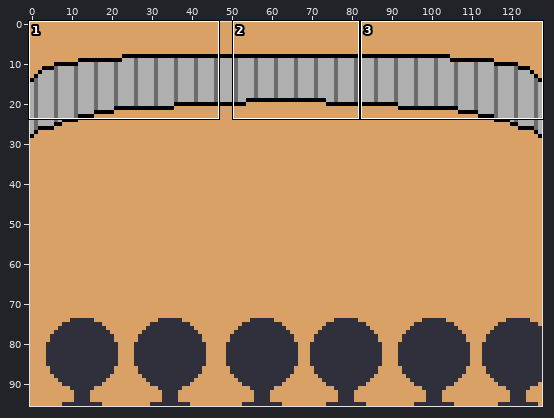
Pixel-art file -- Assets/Sprites/BG_backgroundBattle1.ase. Above: a wide view before the commit, with the close-up outlined.
Close-up. As it was:
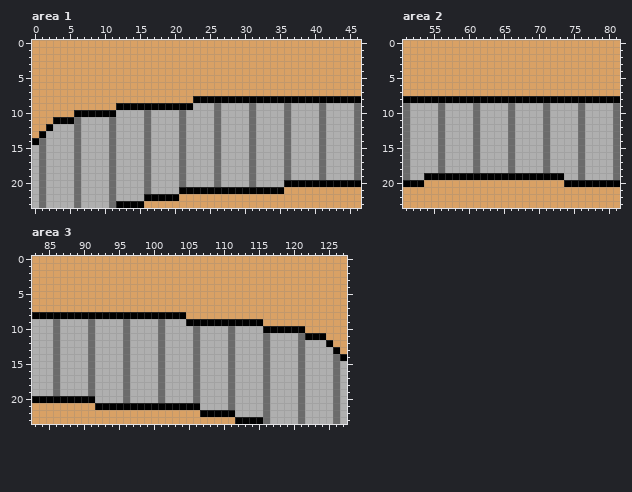
128x96 pixels, 1 frame. Shown: area 1: x 0..46, y 0..23; area 2: x 51..81, y 0..23; area 3: x 83..127, y 0..23.
Now the later version:
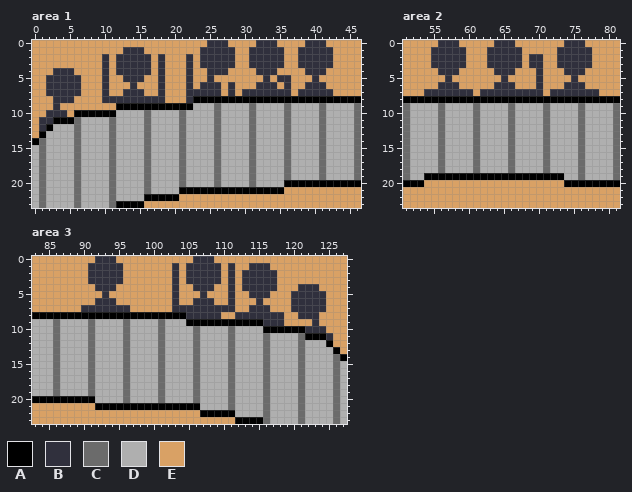
Palette (. is transparent): A #000000  B #30303d  C #6b6b6b  D #afafaf  E #d9a165
What changed:
--- area 1, layer "Layer 4"
@@ x 0..46 @@
- 0 EEEEEEEEEEEEEEEEEEEEEEEEEEEEEEEEEEEEEEEEEEEEEEE
- 1 EEEEEEEEEEEEEEEEEEEEEEEEEEEEEEEEEEEEEEEEEEEEEEE
- 2 EEEEEEEEEEEEEEEEEEEEEEEEEEEEEEEEEEEEEEEEEEEEEEE
- 3 EEEEEEEEEEEEEEEEEEEEEEEEEEEEEEEEEEEEEEEEEEEEEEE
- 4 EEEEEEEEEEEEEEEEEEEEEEEEEEEEEEEEEEEEEEEEEEEEEEE
- 5 EEEEEEEEEEEEEEEEEEEEEEEEEEEEEEEEEEEEEEEEEEEEEEE
- 6 EEEEEEEEEEEEEEEEEEEEEEEEEEEEEEEEEEEEEEEEEEEEEEE
- 7 EEEEEEEEEEEEEEEEEEEEEEEEEEEEEEEEEEEEEEEEEEEEEEE
- 8 EEEEEEEEEEEEEEEEEEEEEEEAAAAAAAAAAAAAAAAAAAAAAAA
- 9 EEEEEEEEEEEEAAAAAAAAAAADDDCDDDDCDDDDCDDDDCDDDDC
-10 EEEEEEAAAAAADDDDCDDDDCDDDDCDDDDCDDDDCDDDDCDDDDC
-11 EEEAAACDDDDCDDDDCDDDDCDDDDCDDDDCDDDDCDDDDCDDDDC
-12 EEADDDCDDDDCDDDDCDDDDCDDDDCDDDDCDDDDCDDDDCDDDDC
+ 0 EEEEEEEEEEEEEEEEEEEEEEEEEBBBEEEEBBBEEEEBBBEEEEE
+ 1 EEEEEEEEEEEEEBBBEEEEEEEEBBBBBEEBBBBBEEBBBBBEEEE
+ 2 EEEEEEEEEEBEBBBBBEBEEEBEBBBBBEEBBBBBEEBBBBBEEEE
+ 3 EEEEEEEEEEBEBBBBBEBEEEBEBBBBBEEBBBBBEEBBBBBEEEE
+ 4 EEEBBBEEEEBEBBBBBEBEEEBEEBBBEEEEBBBEEEEBBBEEEEE
+ 5 EEBBBBBEEEBEEBBBEEBEEEBEEBEEEEEEEBEBBEEEBEEEEEE
+ 6 EEBBBBBEEEBEEEBEEEBEEEBEBBBEBEEEBBBEBEEBBBEEEEE
+ 7 EEBBBBBEEEBEEBBBEEBEEEBBBBBEBEBBBBBBBEBBBBBEEEE
+ 8 EEEBBBEEEEBBBBBBBBBEEEBAAAAAAAAAAAAAAAAAAAAAAAA
+ 9 EEEBEEEEEEEEAAAAAAAAAAADDDCDDDDCDDDDCDDDDCDDDDC
+10 EEBBBEAAAAAADDDDCDDDDCDDDDCDDDDCDDDDCDDDDCDDDDC
+11 EBBAAACDDDDCDDDDCDDDDCDDDDCDDDDCDDDDCDDDDCDDDDC
+12 EBADDDCDDDDCDDDDCDDDDCDDDDCDDDDCDDDDCDDDDCDDDDC
 13 EADDDDCDDDDCDDDDCDDDDCDDDDCDDDDCDDDDCDDDDCDDDDC
--- area 2, layer "Layer 4"
@@ x 51..81 @@
- 0 EEEEEEEEEEEEEEEEEEEEEEEEEEEEEEE
- 1 EEEEEEEEEEEEEEEEEEEEEEEEEEEEEEE
- 2 EEEEEEEEEEEEEEEEEEEEEEEEEEEEEEE
- 3 EEEEEEEEEEEEEEEEEEEEEEEEEEEEEEE
- 4 EEEEEEEEEEEEEEEEEEEEEEEEEEEEEEE
- 5 EEEEEEEEEEEEEEEEEEEEEEEEEEEEEEE
- 6 EEEEEEEEEEEEEEEEEEEEEEEEEEEEEEE
- 7 EEEEEEEEEEEEEEEEEEEEEEEEEEEEEEE
+ 0 EEEEEBBBEEEEEBBBEEEEEEEBBBEEEEE
+ 1 EEEEBBBBBEEEBBBBBEEEEEBBBBBEEEE
+ 2 EEEEBBBBBEEEBBBBBEBBEEBBBBBEEEE
+ 3 EEEEBBBBBEEEBBBBBEBBEEBBBBBEEEE
+ 4 EEEEEBBBEEEEEBBBEEEBEEEBBBEEEEE
+ 5 EEEEEEBEEEEEEEBEEEEBEEEEBEEEEEE
+ 6 EEEEEBBBEEEEEBBBEEEBEEEBBBEEEEE
+ 7 EEEBBBBBBBEBBBBBBBBBEBBBBBBBEEE
  8 AAAAAAAAAAAAAAAAAAAAAAAAAAAAAAA
--- area 3, layer "Layer 4"
@@ x 83..127 @@
- 0 EEEEEEEEEEEEEEEEEEEEEEEEEEEEEEEEEEEEEEEEEEEEE
- 1 EEEEEEEEEEEEEEEEEEEEEEEEEEEEEEEEEEEEEEEEEEEEE
- 2 EEEEEEEEEEEEEEEEEEEEEEEEEEEEEEEEEEEEEEEEEEEEE
- 3 EEEEEEEEEEEEEEEEEEEEEEEEEEEEEEEEEEEEEEEEEEEEE
- 4 EEEEEEEEEEEEEEEEEEEEEEEEEEEEEEEEEEEEEEEEEEEEE
- 5 EEEEEEEEEEEEEEEEEEEEEEEEEEEEEEEEEEEEEEEEEEEEE
- 6 EEEEEEEEEEEEEEEEEEEEEEEEEEEEEEEEEEEEEEEEEEEEE
- 7 EEEEEEEEEEEEEEEEEEEEEEEEEEEEEEEEEEEEEEEEEEEEE
- 8 AAAAAAAAAAAAAAAAAAAAAAEEEEEEEEEEEEEEEEEEEEEEE
- 9 DDDCDDDDCDDDDCDDDDCDDDAAAAAAAAAAAEEEEEEEEEEEE
-10 DDDCDDDDCDDDDCDDDDCDDDDCDDDDCDDDDAAAAAAEEEEEE
-11 DDDCDDDDCDDDDCDDDDCDDDDCDDDDCDDDDCDDDDCAAAEEE
+ 0 EEEEEEEEEBBBEEEEEEEEEEEBBBEEEEEEEEEEEEEEEEEEE
+ 1 EEEEEEEEBBBBBEEEEEEEBEBBBBBEBEEBBBEEEEEEEEEEE
+ 2 EEEEEEEEBBBBBEEEEEEEBEBBBBBEBEBBBBBEEEEEEEEEE
+ 3 EEEEEEEEBBBBBEEEEEEEBEBBBBBEBEBBBBBEEEEEEEEEE
+ 4 EEEEEEEEEBBBEEEEEEEEBEEBBBEEBEBBBBBEEEBBBEEEE
+ 5 EEEEEEEEEEBEEEEEEEEEBEEEBEEEBEEBBBEEEBBBBBEEE
+ 6 EEEEEEEEEBBBEEEEEEEEBEEBBBEEBEEEBEEEEBBBBBEEE
+ 7 EEEEEEEBBBBBBBEEEEEEBBBBBBBBBEEBBBEEEBBBBBEEE
+ 8 AAAAAAAAAAAAAAAAAAAAAABBBBBEEBBBBBBBEEBBBEEEE
+ 9 DDDCDDDDCDDDDCDDDDCDDDAAAAAAAAAAABBBEEEEBEEEE
+10 DDDCDDDDCDDDDCDDDDCDDDDCDDDDCDDDDAAAAAABBBEEE
+11 DDDCDDDDCDDDDCDDDDCDDDDCDDDDCDDDDCDDDDCAAABEE
 12 DDDCDDDDCDDDDCDDDDCDDDDCDDDDCDDDDCDDDDCDDDAEE
